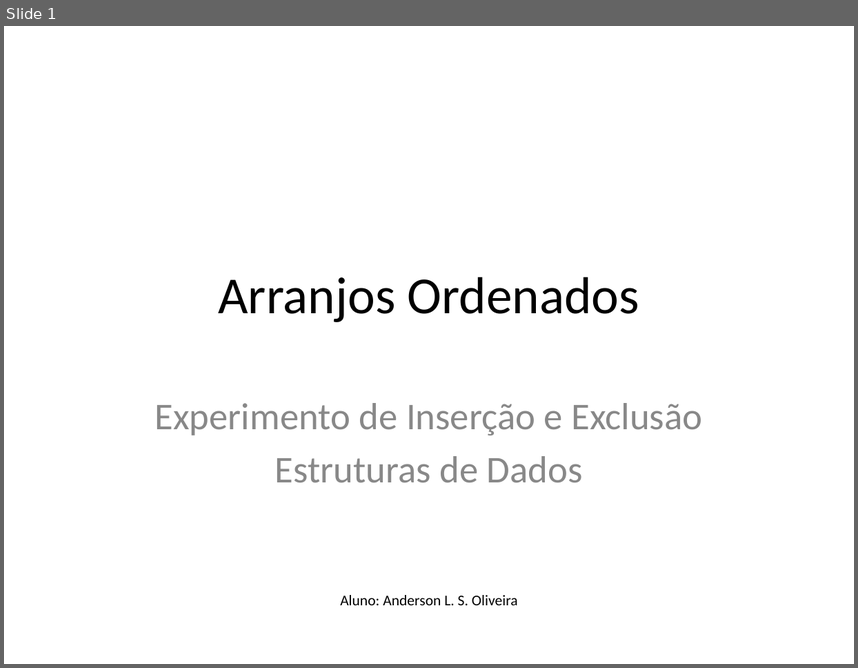
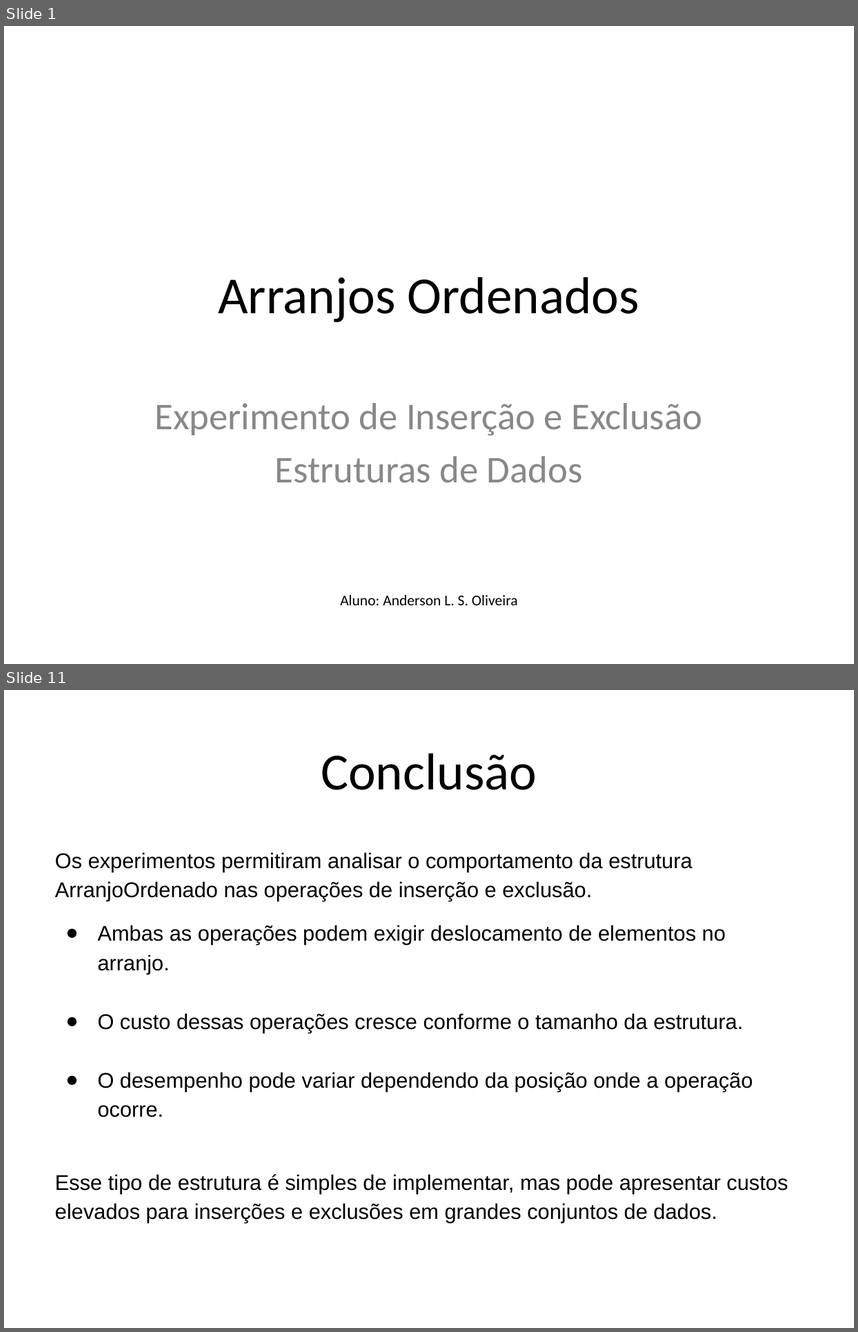
Before and after one commit to Anderson-LS-Oliveira/ArranjoOrdenado, a slide deck: Arranjo_Ordenado.pptx. Shown one above the other, each under a label of ours: slide 1 before the commit, slides 1 and 11 after it; the slides between them are not shown. The pictures are 858x668 and 858x1332 pixels, drawn with LibreOffice and Linux fonts; fonts in the diff are those of the drawing. Boxes give left, top, right and bottom in pixels: in the first picture for what was removed or moved away, otherwise in the second. Text is boxed around its words. In the diff, an @@ line names an element or a change of style, - is before the commit and + after.

```diff
--- a/Arranjo_Ordenado.pptx
+++ b/Arranjo_Ordenado.pptx
@@ slide 11 added at <box>4,690,854,1328</box>, background #FFFFFF @@
@@ title added at <box>321,753,537,790</box>, 44 pt, text #000000 @@
+Conclusão
@@ text added at <box>55,852,788,1223</box>, 18 pt, text #000000 @@
+Os experimentos permitiram analisar o comportamento da estrutura ArranjoOrdenado nas operações de inserção e exclusão.
+● Ambas as operações podem exigir deslocamento de elementos no arranjo.
+● O custo dessas operações cresce conforme o tamanho da estrutura.
+● O desempenho pode variar dependendo da posição onde a operação ocorre.
+Esse tipo de estrutura é simples de implementar, mas pode apresentar custos elevados para inserções e exclusões em grandes conjuntos de dados.
```
Also in this commit, not shown: 6 slides changed, 3 other slides added, 1 slide removed.
